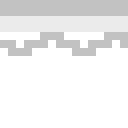
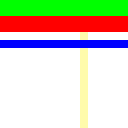
Revision of a layered 128 × 128 image; what changed, layer by layer:
added layer "Layer 2" above "Layer 1" over box(0, 40, 128, 48)
painted on "Layer 1" over box(0, 0, 128, 56)
added layer "Layer 3" above "Layer 0" over box(0, 0, 128, 16)
painted on "Layer 0" over box(0, 16, 128, 128)
